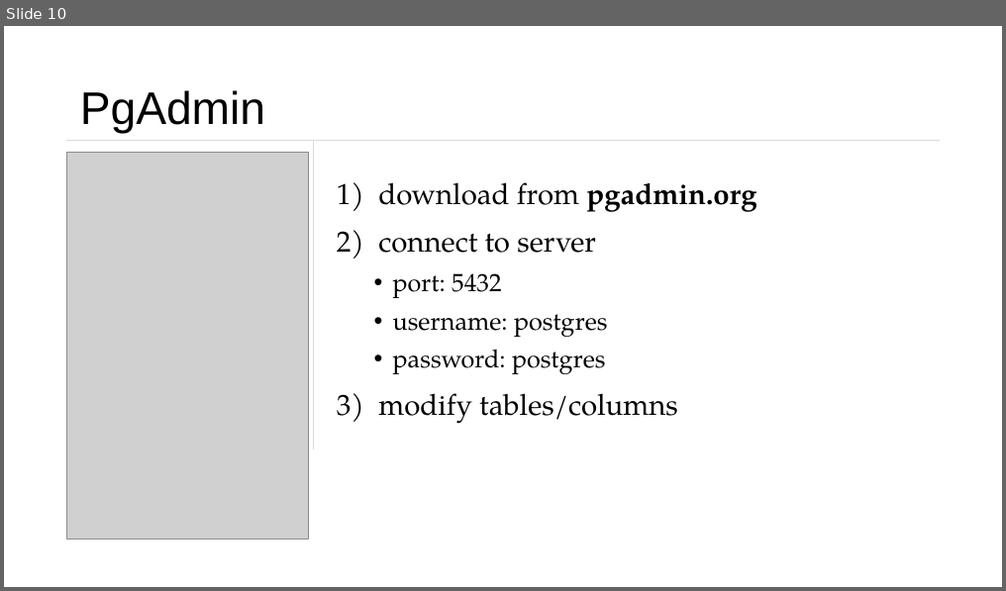
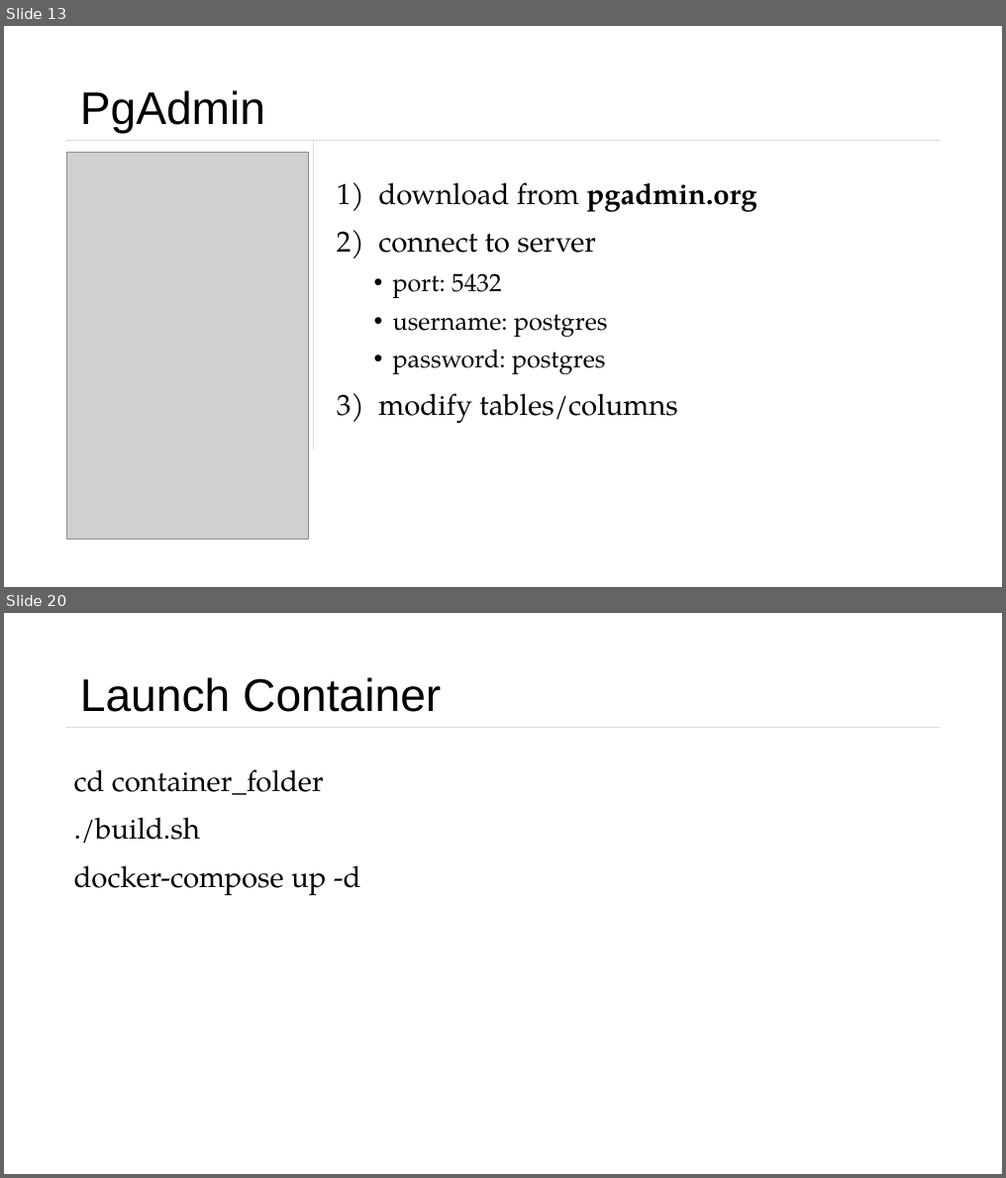
Before and after one commit to Vladnet47/Weather-Station, a slide deck: Presentation.pptx. Shown one above the other, each under a label of ours: slide 10 before the commit, slides 13 and 20 after it; the slides between them are not shown. The pictures are 1006x591 and 1006x1178 pixels, drawn with LibreOffice and Linux fonts; fonts in the diff are those of the drawing; grey boxes stand for pictures. Boxes give left, top, right and bottom in pixels: in the first picture for what was removed or moved away, otherwise in the second. Text is boxed around its words. In the diff, an @@ line names an element or a change of style, - is before the commit and + after.

```diff
--- a/Presentation.pptx
+++ b/Presentation.pptx
@@ slide 20 added at bbox=[4, 613, 1002, 1174], background #FFFFFF @@
@@ title added at bbox=[80, 677, 441, 712], 44 pt, text #000000 @@
+Launch Container
@@ line added from (66, 728) to (940, 728), #D9D9D9 0.5 pt @@
@@ text added at bbox=[74, 769, 361, 896], 28 pt, text #000000 @@
+cd container_folder
+./build.sh
+docker-compose up -d
@@ what was slide 10 is now slide 13 @@
```
Also in this commit, not shown: 1 slide changed, 6 other slides added.
